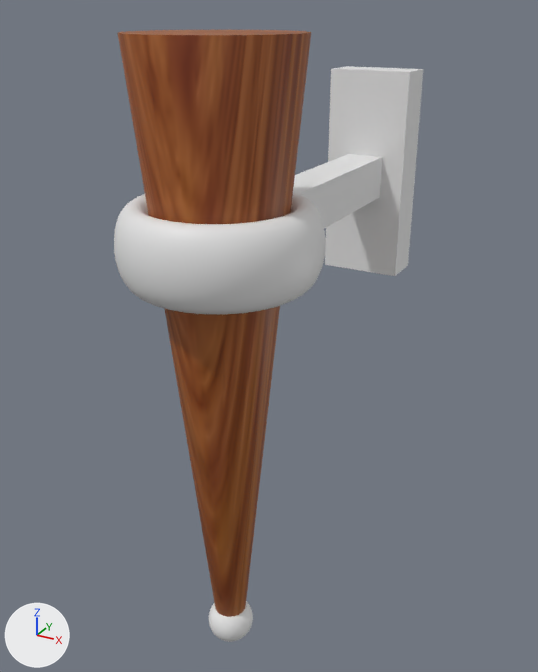
Renders of the Blender file Sources/torch.blend from each side of a commit.
One viewpoint serves both versions: a camera (50 mm lens) standing at (0.279, -1.745, 1.554) and looking at (-0.019, -1.204, 1.283). The axes (+X, +Y, +Z) are drawn at lower left. The lights are the same throughout.
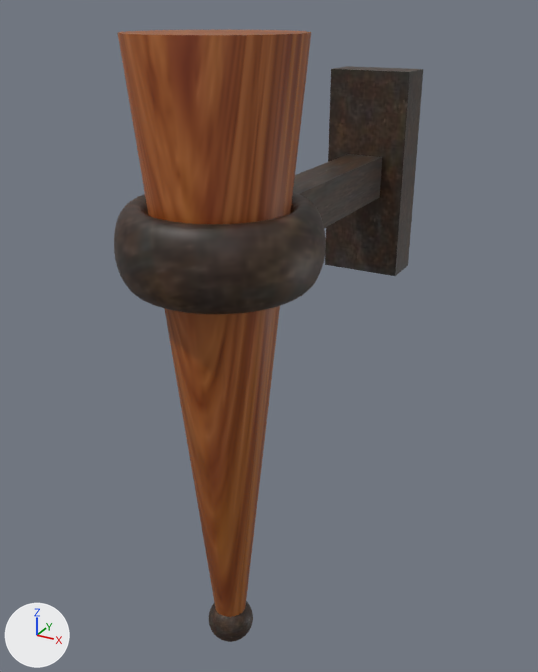
The change, as a list of edits to the scene's bpy script:
```text
Add img_rust128_jpg:
    img_rust128_jpg = load_image('rust128.jpg', '_unpacked/rust128.jpg', 128, 128, 'sRGB')
Add mat_rust128_jpg:
    mat_rust128_jpg = principled_material('rust128.jpg')
    mat_rust128_jpg.texture = img_rust128_jpg
Change me_icosphere_001:
    where me_icosphere_001.from_pydata(...)  # 642 vertices, 1280 faces; spans x -1.0..1.0, y -1.0..1.0, z -1.0..1.0
    add me_icosphere_001.materials.append(mat_rust128_jpg)  # picture img_rust128_jpg
Change me_cube_002:
    where me_cube_002.from_pydata(...)  # 1051 vertices, 1031 faces; spans x -4.17..4.17, y -0.4..1.53, z -5.0..5.0
    add me_cube_002.materials.append(mat_rust128_jpg)  # picture img_rust128_jpg
```

What differs and where, as boxes [x1, y1, x2, y2] in the pictures (538 x 672 px):
'Cube', recoloured
    both: [114, 66, 423, 314]
'Icosphere', recoloured
    both: [209, 601, 253, 642]
